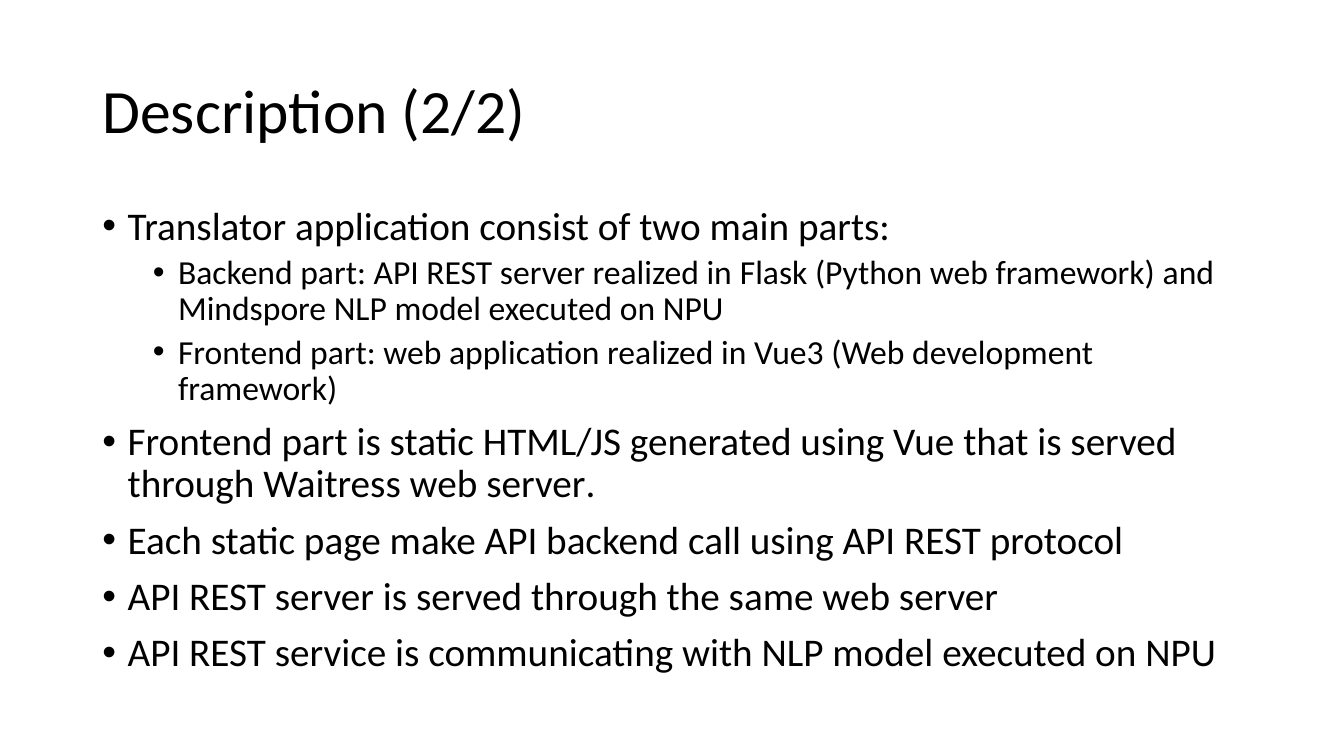
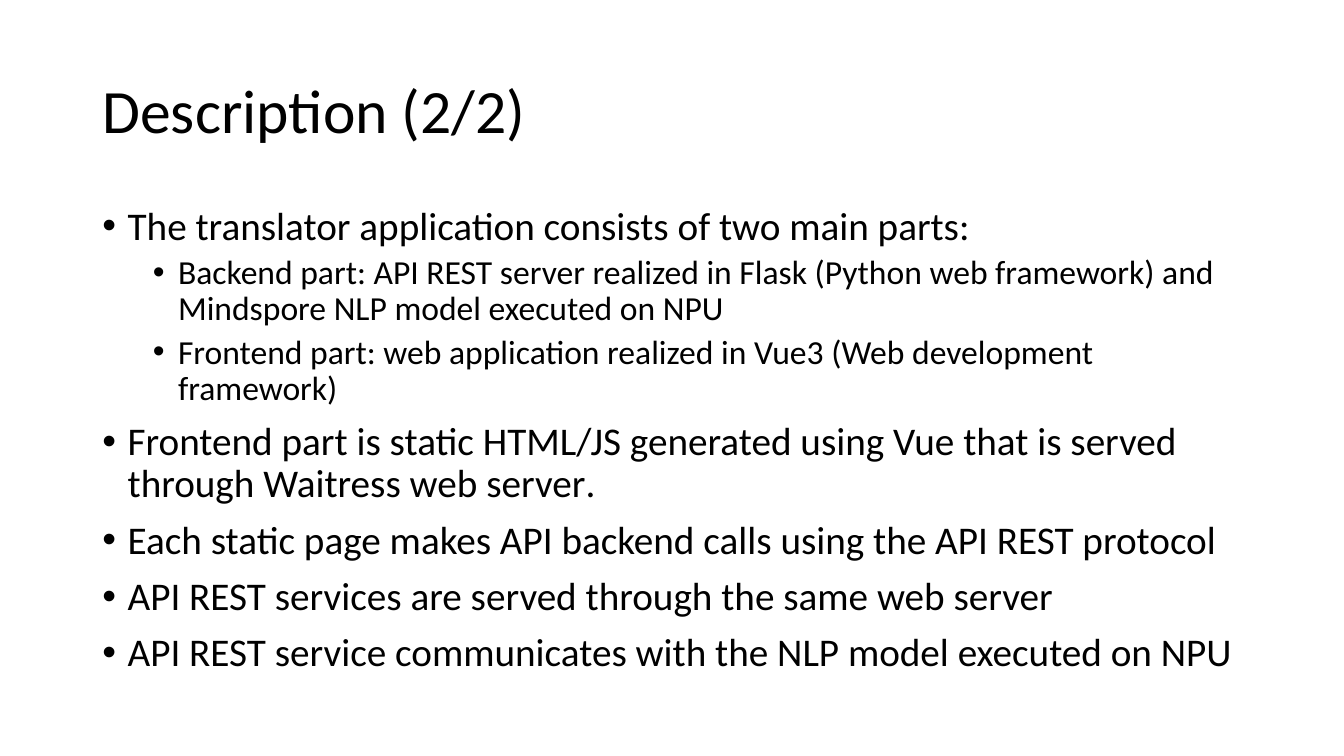
Before and after one commit to iai-rs/Translator, a slide deck: slide 3 of webapp/documentation/Translator_app_V1.0.pptx. Drawn at 1344x756 pixels with LibreOffice and Linux fonts; fonts in the diff are those of the drawing. Boxes give left, top, right and bottom in pixels: in the first picture for what was removed or moved away, otherwise in the second. Text is boxed around its words. In the diff, an @@ line names an element or a change of style, - is before the commit and + after.

```diff
--- a/webapp/documentation/Translator_app_V1.0.pptx
+++ b/webapp/documentation/Translator_app_V1.0.pptx
@@ text at [128,212,970,247]: text changed @@
-• Translator application consist of two main parts:
+• The translator application consists of two main parts:
@@ text at [128,526,1232,667]: text changed @@
-• Each static page make API backend call using API REST protocol
-• API REST server is served through the same web server
-• API REST service is communicating with NLP model executed on NPU
+• Each static page makes API backend calls using the API REST protocol
+• API REST services are served through the same web server
+• API REST service communicates with the NLP model executed on NPU
```
Also in this commit, not shown: 1 other slide changed.
